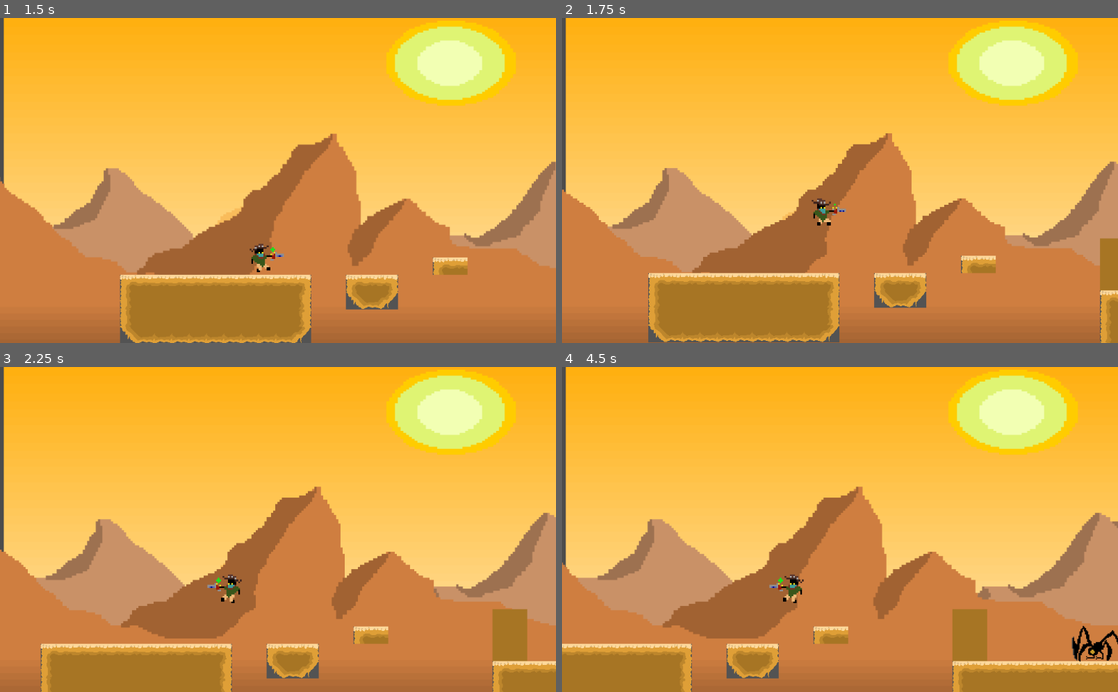
Above: before the commit, frames 1-4 (two rows, left to right).
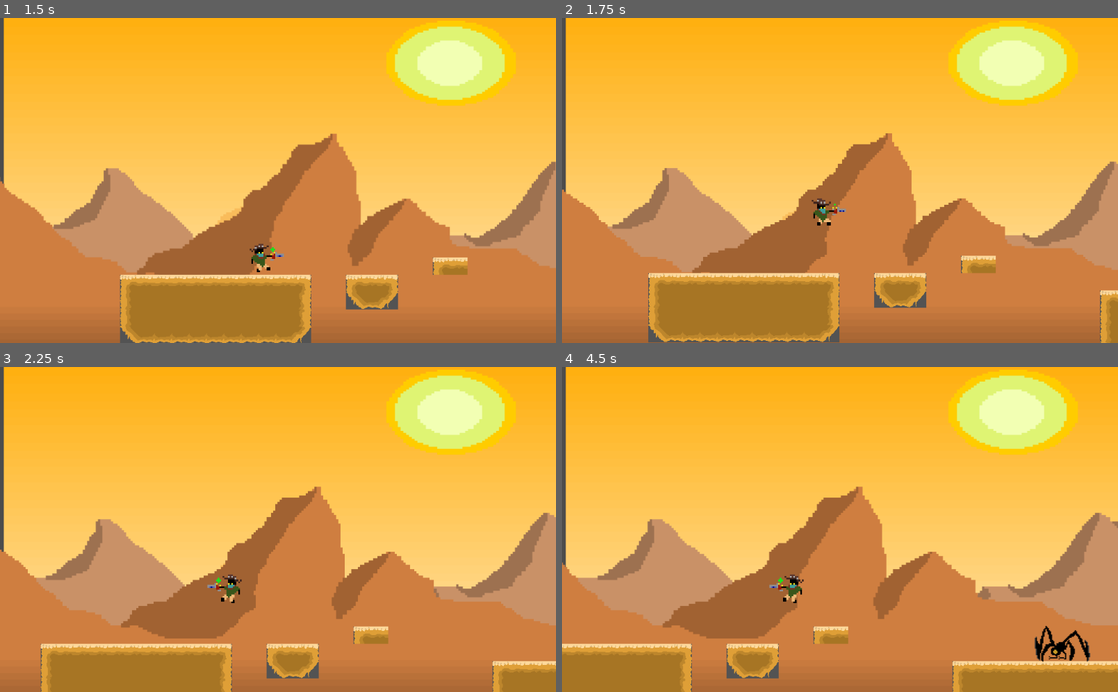
Above: after the commit, the same moments.

Repository: ChanTheMan9797/Vimm-Platformer
Game: Godot game, scene res://World.tscn
Two runs of this game, one before a commit and one after it. Both use one fixed random seed, a clock stepped at 60 frames per second and the inputs below. The engine's default icon, where the game draws it, is replaced by a stand-in: a white triangle on a blue panel in a dark square.
Inputs:
- Up to frame 1 (1.5 s): hold Right (ui_right) from 0.53 s (still down); tap Space (space) at 0.6, 1.35 s; tap Up (ui_up) at 0.77 s
- Up to frame 2 (1.75 s): keep holding Right (ui_right); tap Up (ui_up) at 1.52 s
- Up to frame 3 (2.25 s): release Right (ui_right) at 2.03 s; hold Left (ui_left) from 2.03 s (still down); tap Space (space) at 2.1 s
- Up to frame 4 (4.5 s): release Left (ui_left) at 2.78 s; hold Right (ui_right) 2.78-4.28 s; tap Space (space) at 2.85, 3.6, 4.35 s; tap Up (ui_up) at 3.02, 3.77 s; hold Left (ui_left) from 4.28 s (still down)

Frame 1 is identical in both runs. In frame 2, 0.5% of the frame differs, in the area x 96-100%, y 67-84%; in frame 3, 1.0%; in frame 4, 1.8%, in the area x 70-100%, y 74-91%.

Commit message:
Not Sure

Diff:
--- a/SpiderMonster.gd
+++ b/SpiderMonster.gd
@@ -22,6 +22,6 @@
 		direction = direction * -1
 		$RayCast2D.position.x *= -1
 
-	#if $RayCast2D.is_colliding() == true:
-		#direction = direction * -1
-		#$RayCast2D.position.x *= -1
+	if $RayCast2D.is_colliding() == false:
+		direction = direction * -1
+		$RayCast2D.position.x *= -1
--- a/SpiderMonster.tscn
+++ b/SpiderMonster.tscn
@@ -4,10 +4,10 @@
 [ext_resource path="res://Sprites/SpiderMonster/creepy spider attack0.png" type="Texture" id=2]
 [ext_resource path="res://Sprites/SpiderMonster/creepy spider attack1.png" type="Texture" id=3]
 [ext_resource path="res://Sprites/SpiderMonster/creepy spider attack2.png" type="Texture" id=4]
-[ext_resource path="res://Sprites/SpiderMonster/creepy spider thing0.png" type="Texture" id=5]
-[ext_resource path="res://Sprites/SpiderMonster/creepy spider thing1.png" type="Texture" id=6]
-[ext_resource path="res://Sprites/SpiderMonster/creepy spider walk0.png" type="Texture" id=7]
-[ext_resource path="res://Sprites/SpiderMonster/creepy spider walk1.png" type="Texture" id=8]
+[ext_resource path="res://Sprites/SpiderMonster/creepy spider walk0.png" type="Texture" id=5]
+[ext_resource path="res://Sprites/SpiderMonster/creepy spider walk1.png" type="Texture" id=6]
+[ext_resource path="res://Sprites/SpiderMonster/creepy spider thing0.png" type="Texture" id=7]
+[ext_resource path="res://Sprites/SpiderMonster/creepy spider thing1.png" type="Texture" id=8]
 
 [sub_resource type="SpriteFrames" id=1]
 animations = [ {
@@ -18,12 +18,12 @@
 }, {
 "frames": [ ExtResource( 5 ), ExtResource( 6 ) ],
 "loop": true,
-"name": "Idle",
+"name": "Walk",
 "speed": 5.0
 }, {
 "frames": [ ExtResource( 7 ), ExtResource( 8 ) ],
 "loop": true,
-"name": "Walk",
+"name": "Idle",
 "speed": 5.0
 } ]
 
@@ -47,6 +47,6 @@
 shape = SubResource( 2 )
 
 [node name="RayCast2D" type="RayCast2D" parent="."]
-position = Vector2( -52.9351, 67.1301 )
+position = Vector2( -112.025, 66.6418 )
 enabled = true
 cast_to = Vector2( 0, 22 )
--- a/World.tscn
+++ b/World.tscn
@@ -1,19 +1,19 @@
 [gd_scene load_steps=25 format=2]
 
 [ext_resource path="res://KinematicBody2D.gd" type="Script" id=1]
-[ext_resource path="res://Sprites/Vimm/Vimmjmp3.png" type="Texture" id=2]
-[ext_resource path="res://Sprites/Vimm/Vimmjmp4.png" type="Texture" id=3]
-[ext_resource path="res://Sprites/Vimm/VimmRun(2).png" type="Texture" id=4]
-[ext_resource path="res://Sprites/Vimm/Vimmrun1 (1).png" type="Texture" id=5]
-[ext_resource path="res://Sprites/Vimm/Vimmrun2.png" type="Texture" id=6]
-[ext_resource path="res://Sprites/Vimm/Vimmrun3.png" type="Texture" id=7]
-[ext_resource path="res://Sprites/Vimm/VimmIdle1.png" type="Texture" id=8]
-[ext_resource path="res://Sprites/Vimm/VimmIdle2.png" type="Texture" id=9]
-[ext_resource path="res://Sprites/Vimm/VimmIdle3.png" type="Texture" id=10]
-[ext_resource path="res://Sprites/Vimm/VimmIdle4.png" type="Texture" id=11]
-[ext_resource path="res://Sprites/Vimm/Vimmjmp0.png" type="Texture" id=12]
-[ext_resource path="res://Sprites/Vimm/Vimmjmp1.png" type="Texture" id=13]
-[ext_resource path="res://Sprites/Vimm/Vimmjmp2.png" type="Texture" id=14]
+[ext_resource path="res://Sprites/Vimm/VimmIdle1.png" type="Texture" id=2]
+[ext_resource path="res://Sprites/Vimm/VimmIdle2.png" type="Texture" id=3]
+[ext_resource path="res://Sprites/Vimm/VimmIdle3.png" type="Texture" id=4]
+[ext_resource path="res://Sprites/Vimm/VimmIdle4.png" type="Texture" id=5]
+[ext_resource path="res://Sprites/Vimm/VimmRun(2).png" type="Texture" id=6]
+[ext_resource path="res://Sprites/Vimm/Vimmrun1 (1).png" type="Texture" id=7]
+[ext_resource path="res://Sprites/Vimm/Vimmrun2.png" type="Texture" id=8]
+[ext_resource path="res://Sprites/Vimm/Vimmrun3.png" type="Texture" id=9]
+[ext_resource path="res://Sprites/Vimm/Vimmjmp0.png" type="Texture" id=10]
+[ext_resource path="res://Sprites/Vimm/Vimmjmp1.png" type="Texture" id=11]
+[ext_resource path="res://Sprites/Vimm/Vimmjmp2.png" type="Texture" id=12]
+[ext_resource path="res://Sprites/Vimm/Vimmjmp3.png" type="Texture" id=13]
+[ext_resource path="res://Sprites/Vimm/Vimmjmp4.png" type="Texture" id=14]
 [ext_resource path="res://Floor.gd" type="Script" id=15]
 [ext_resource path="res://icon.png" type="Texture" id=16]
 [ext_resource path="res://Sprites/Environment/Tilesheet/MarsDesertTileMap.tres" type="TileSet" id=17]
@@ -24,25 +24,25 @@
 
 [sub_resource type="SpriteFrames" id=1]
 animations = [ {
-"frames": [ ExtResource( 2 ), ExtResource( 3 ) ],
+"frames": [ ExtResource( 2 ), ExtResource( 3 ), ExtResource( 4 ), ExtResource( 5 ) ],
 "loop": true,
-"name": "Fall",
+"name": "Idle",
 "speed": 5.0
 }, {
-"frames": [ ExtResource( 4 ), ExtResource( 5 ), ExtResource( 6 ), ExtResource( 7 ) ],
+"frames": [ ExtResource( 6 ), ExtResource( 7 ), ExtResource( 8 ), ExtResource( 9 ) ],
 "loop": true,
 "name": "Run",
 "speed": 5.0
 }, {
-"frames": [ ExtResource( 8 ), ExtResource( 9 ), ExtResource( 10 ), ExtResource( 11 ) ],
-"loop": true,
-"name": "Idle",
-"speed": 5.0
-}, {
-"frames": [ ExtResource( 12 ), ExtResource( 13 ), ExtResource( 14 ) ],
+"frames": [ ExtResource( 10 ), ExtResource( 11 ), ExtResource( 12 ) ],
 "loop": true,
 "name": "Jump",
 "speed": 3.0
+}, {
+"frames": [ ExtResource( 13 ), ExtResource( 14 ) ],
+"loop": true,
+"name": "Fall",
+"speed": 5.0
 } ]
 
 [sub_resource type="RectangleShape2D" id=2]
@@ -73,7 +73,7 @@
 scale = Vector2( 0.786458, 0.772033 )
 frames = SubResource( 1 )
 animation = "Run"
-frame = 2
+frame = 3
 speed_scale = 1.5
 playing = true
 
@@ -120,7 +120,7 @@
 tile_set = ExtResource( 17 )
 cell_size = Vector2( 32, 32 )
 format = 1
-tile_data = PoolIntArray( 851996, 4, 0, 851997, 4, 0, 852009, 4, 0, 852010, 4, 0, 917524, 0, 0, 917525, 1, 0, 917532, 4, 0, 917533, 4, 0, 917545, 4, 0, 917546, 4, 0, 983042, 0, 0, 983043, 1, 0, 983044, 1, 0, 983045, 1, 0, 983046, 1, 0, 983047, 1, 0, 983048, 1, 0, 983049, 1, 0, 983050, 1, 0, 983051, 1, 0, 983052, 2, 0, 983055, 0, 0, 983056, 1, 0, 983057, 2, 0, 983068, 4, 0, 983069, 4, 0, 983081, 4, 0, 983082, 4, 0, 1048578, 5, 0, 1048579, 4, 0, 10485 …(2094 unchanged characters)…
+tile_data = PoolIntArray( 917524, 0, 0, 917525, 1, 0, 983042, 0, 0, 983043, 1, 0, 983044, 1, 0, 983045, 1, 0, 983046, 1, 0, 983047, 1, 0, 983048, 1, 0, 983049, 1, 0, 983050, 1, 0, 983051, 1, 0, 983052, 2, 0, 983055, 0, 0, 983056, 1, 0, 983057, 2, 0, 1048578, 5, 0, 1048579, 4, 0, 10485 …(2094 unchanged characters)…
 __meta__ = {
 "_edit_lock_": true
 }
